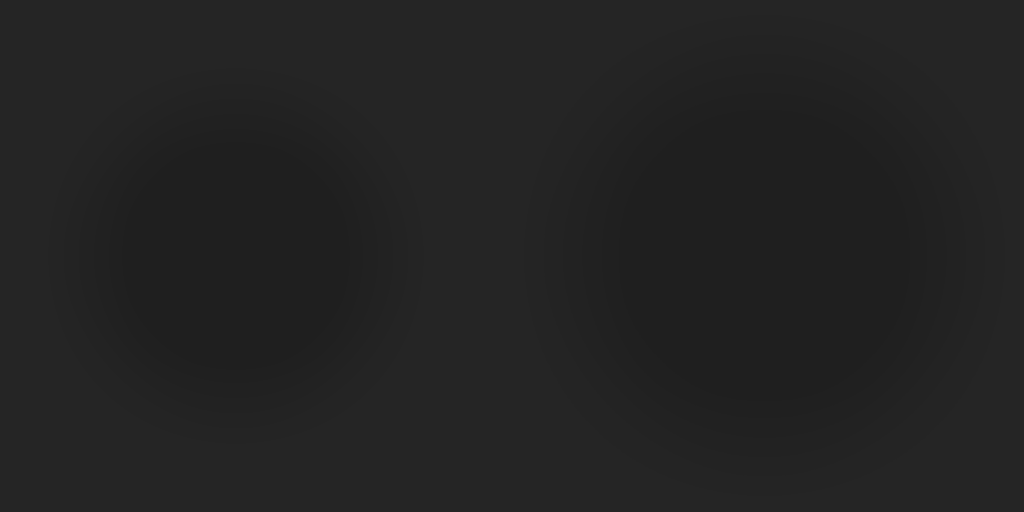
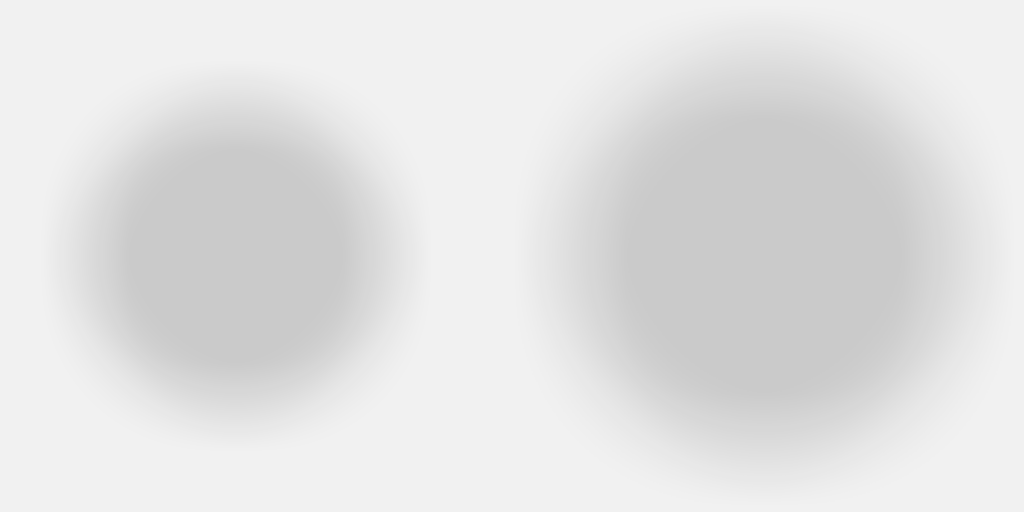
Comparing the layer stacks of the two 1024 × 512 images. Changes:
painted on "Rectangle 1", unmasked it over [0, 0, 1024, 512]
